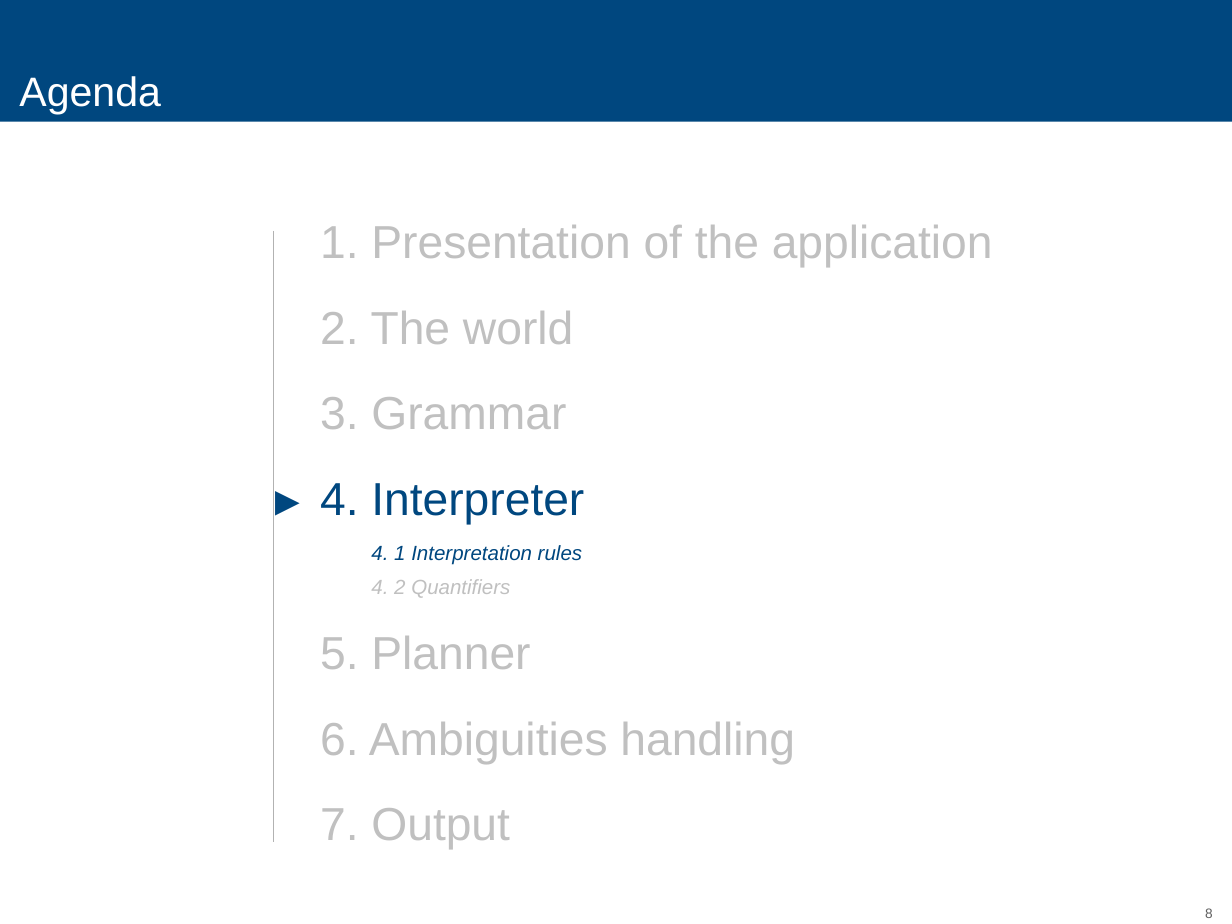
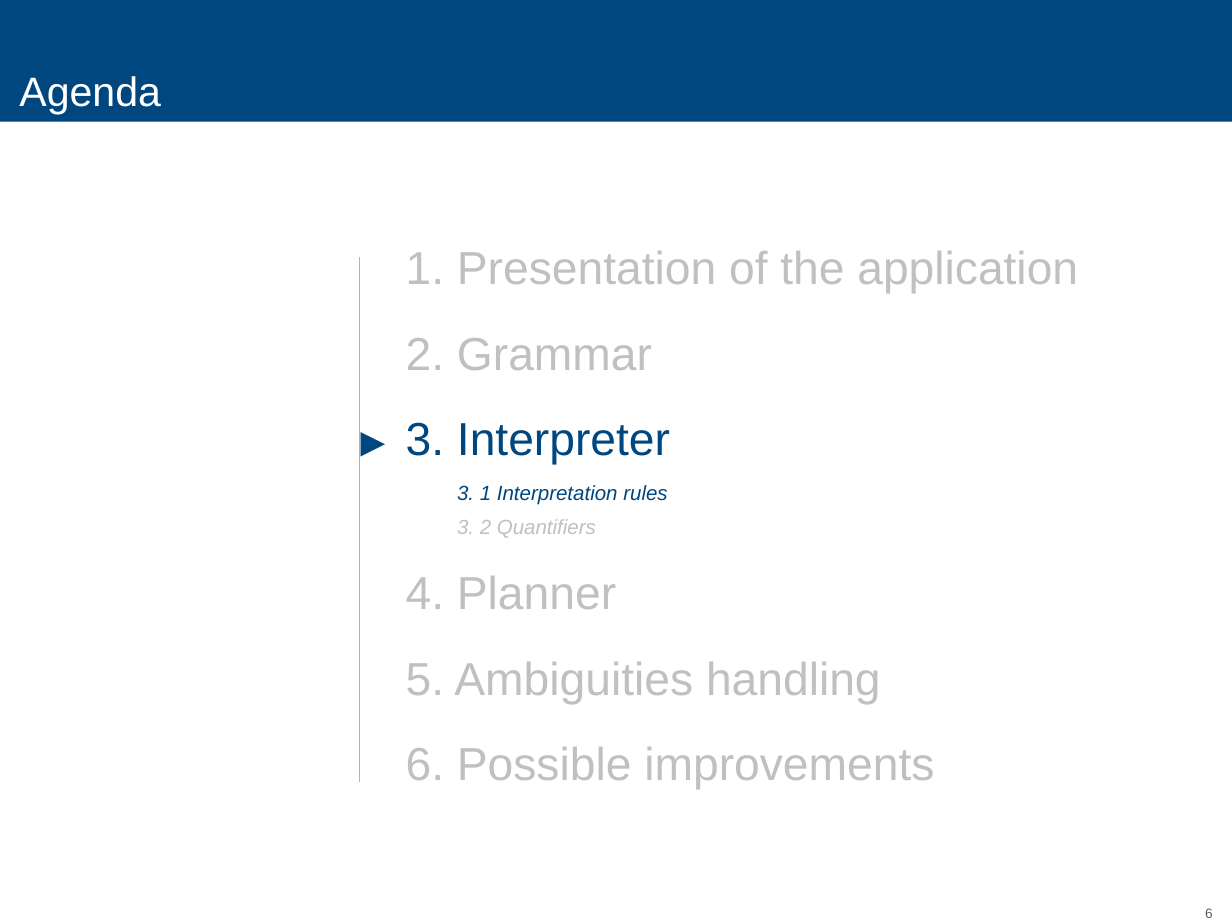
Before and after one commit to Medulli/shrdlite-chalmers, a slide deck: slide 6 of Report/AI.pptx (slide 8 before the commit). Drawn at 1232x924 pixels with LibreOffice and Linux fonts; fonts in the diff are those of the drawing. Boxes give left, top, right and bottom in pixels: in the first picture for what was removed or moved away, otherwise in the second. Text is boxed around its words. In the diff, an @@ line names an element or a change of style, - is before the commit and + after.

```diff
--- a/Report/AI.pptx
+++ b/Report/AI.pptx
@@ line moved from (274, 232) - (274, 841) to (360, 256) - (360, 782) @@
@@ text "1. Presentation of the application": place and size @@
-text "1. Presentation of the application" at box(320, 225, 993, 267)
+text "1. Presentation of the application" at box(406, 251, 1078, 293)
@@ text at box(406, 338, 652, 370): text changed @@
-2. The world
+2. Grammar
@@ text "►": place and size @@
-text "►" at box(255, 469, 340, 531)
+text "►" at box(340, 409, 425, 471)
@@ text at box(406, 422, 670, 465): text changed; text colour #C0C0C0 to #00477F @@
-3. Grammar
+3. Interpreter
@@ text removed at box(320, 483, 584, 525) @@
-4. Interpreter
@@ text at box(457, 485, 667, 505): text changed @@
-4. 1 Interpretation rules
+3. 1 Interpretation rules
@@ text added at box(457, 519, 596, 538), 12 pt, text #C0C0C0, italic @@
+3. 2 Quantifiers
@@ text at box(406, 576, 616, 609): text changed; size 12 to 27 pt; italic off @@
-4. 2 Quantifiers
+4. Planner
@@ text at box(406, 662, 881, 704): text changed @@
-5. Planner
+5. Ambiguities handling
@@ text at box(406, 747, 934, 789): text changed @@
-6. Ambiguities handling
+6. Possible improvements
@@ text removed at box(320, 808, 510, 849) @@
-7. Output
```
Also in this commit, not shown: 10 other slides changed, 1 slide added, 3 slides removed.
